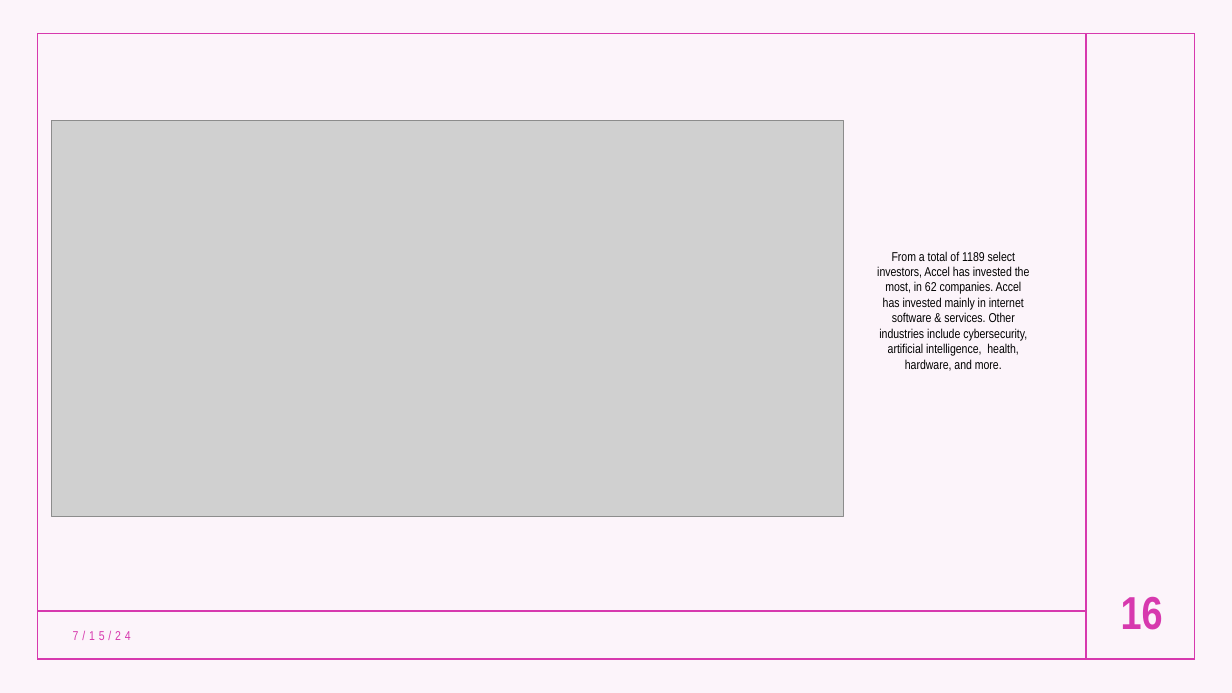
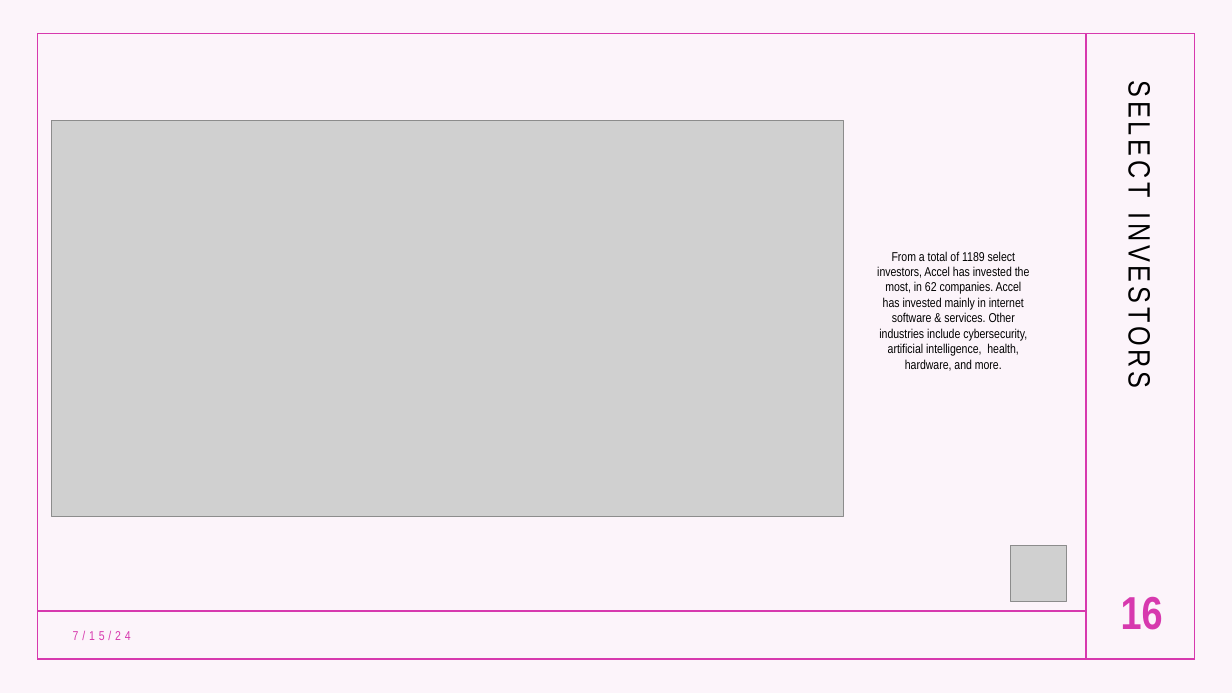
Before and after one commit to lanahuyen/Group_Project_1, a slide deck: slide 16 of Presentation/Presentation_Group 7.pptx. Drawn at 1232x693 pixels with LibreOffice and Linux fonts; fonts in the diff are those of the drawing; grey boxes stand for pictures. Boxes give left, top, right and bottom in pixels: in the first picture for what was removed or moved away, otherwise in the second. Text is boxed around its words. In the diff, an @@ line names an element or a change of style, - is before the commit and + after.

Commit message:
update

```diff
--- a/Presentation/Presentation_Group 7.pptx
+++ b/Presentation/Presentation_Group 7.pptx
@@ text added at (x1=1122, y1=91, x2=1157, y2=383), 24 pt, text #000000 @@
+SELECT INVESTORS
@@ picture added at (x1=1011, y1=545, x2=1067, y2=602) @@
```
Also in this commit, not shown: 10 other slides changed.
